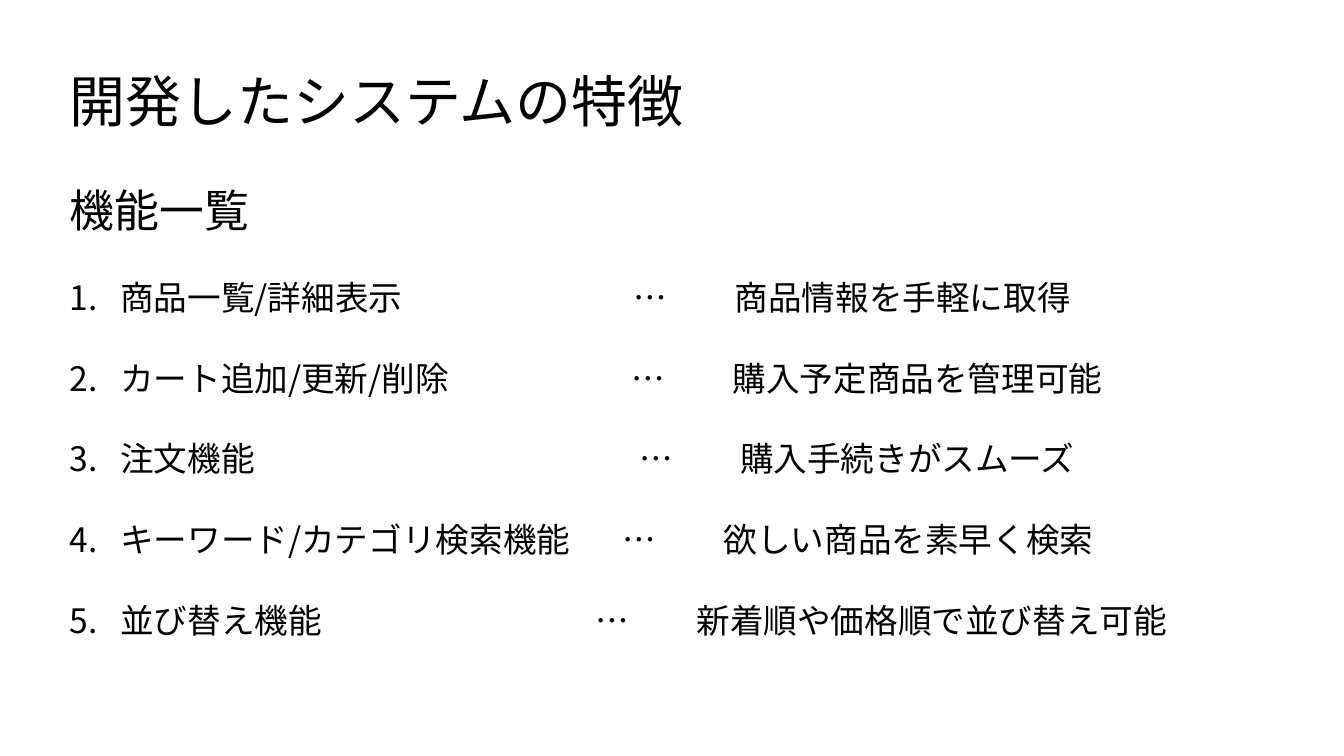
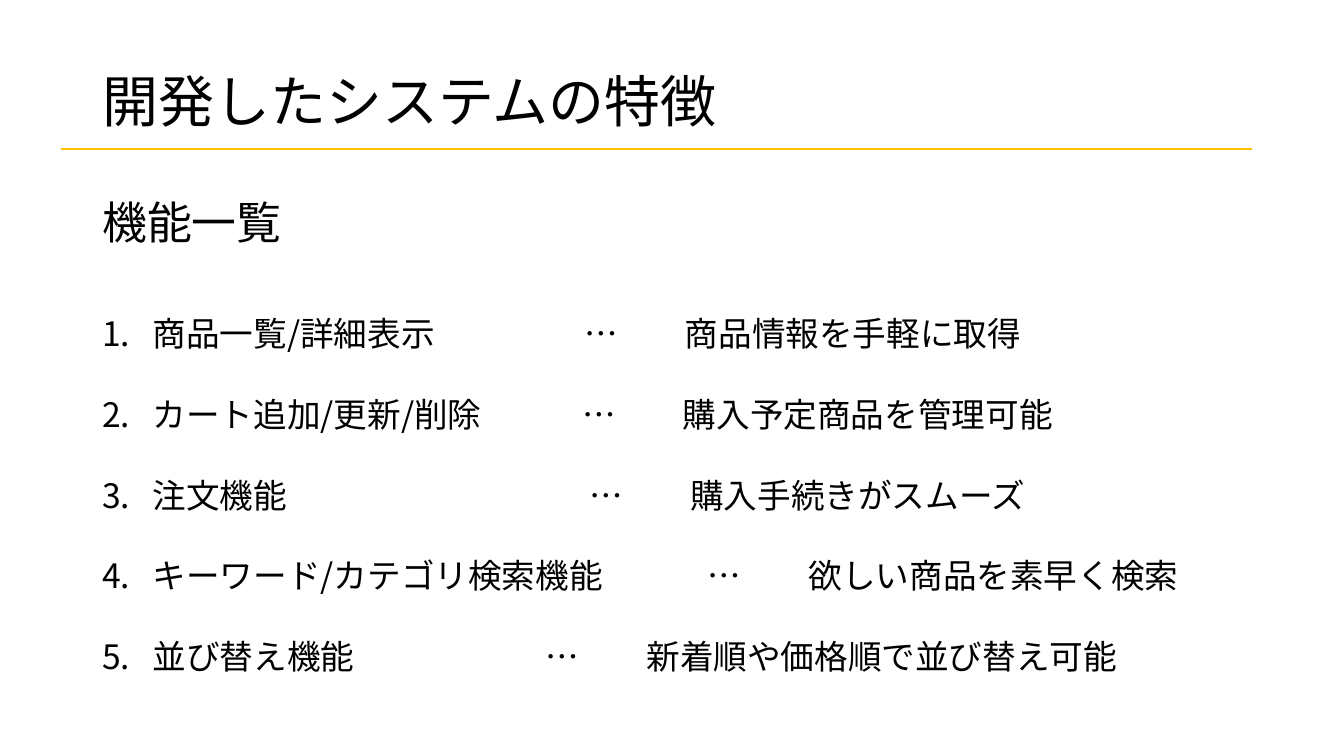
Before and after one commit to kadowakiyuya/simplezakka, a slide deck: slide 5 of 成果発表会/成果発表会.pptx (slide 6 before the commit). Drawn at 1344x756 pixels with LibreOffice and Linux fonts; fonts in the diff are those of the drawing. Boxes give left, top, right and bottom in pixels: in the first picture for what was removed or moved away, otherwise in the second. Text is boxed around its words. In the diff, an @@ line names an element or a change of style, - is before the commit and + after.

```diff
--- a/成果発表会/成果発表会.pptx
+++ b/成果発表会/成果発表会.pptx
@@ title "開発したシステムの特徴": place and size @@
-title "開発したシステムの特徴" at <box>70,75,684,127</box>
+title "開発したシステムの特徴" at <box>102,75,716,127</box>
@@ line added from (62, 149) to (1252, 149), #FFC000 1.75 pt @@
@@ text at <box>70,189,249,231</box>: paragraph removed @@
-機能一覧
@@ text added at <box>102,201,281,243</box>, 32 pt, text #000000 @@
+機能一覧
@@ text "商品一覧/詳細表示 … 商品情報を手軽に取得": place and size @@
-text "商品一覧/詳細表示 … 商品情報を手軽に取得" at <box>70,189,1167,636</box>
+text "商品一覧/詳細表示 … 商品情報を手軽に取得" at <box>153,317,1179,672</box>
```
Also in this commit, not shown: 19 other slides changed, 2 slides added, 3 slides removed, 1 other file.
